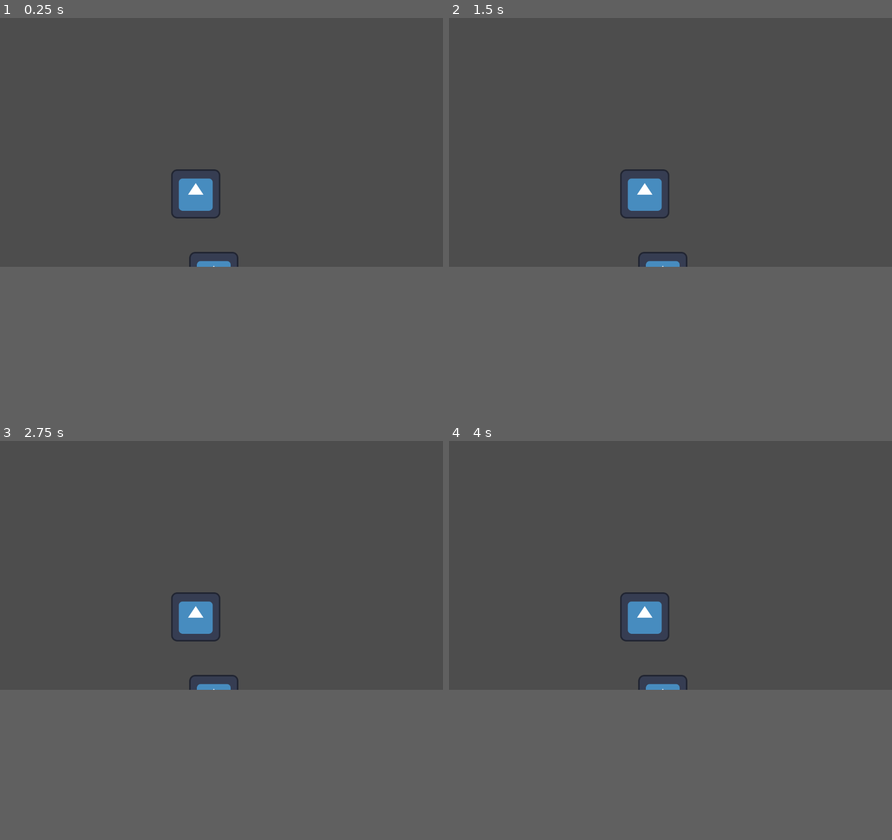
Above: before the commit, frames 1-4 (two rows, left to right).
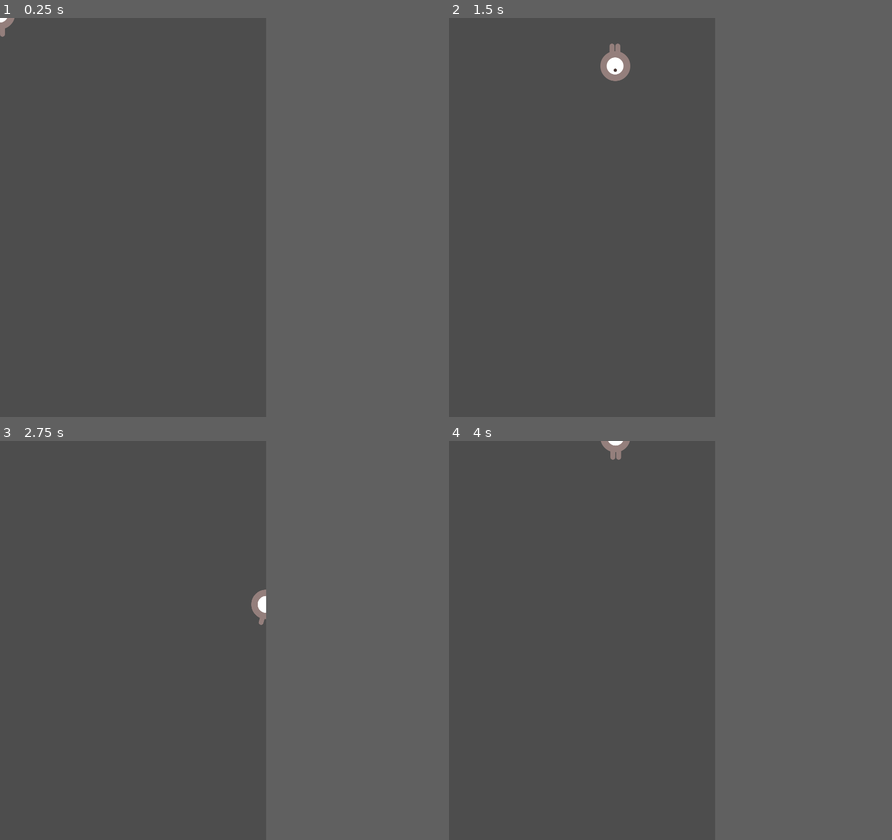
Above: after the commit, the same moments.

Repository: donald-duck122/godotmusical
Game: Godot game, scene res://player.tscn
The game is run twice, just before and just after one commit, with the same random seed, the same clock (stepped at 60 frames per second) and the same inputs. The project has no main scene, so this scene is started directly. The engine's default icon, where the game draws it, is replaced by a stand-in: a white triangle on a blue panel in a dark square.
Inputs:
- Up to frame 1 (0.25 s): no input
- Up to frame 2 (1.5 s): tap Enter at 0.5 s; hold D (moveRight, bound only after the commit) 0.53-1.28 s; hold S (moveDown, bound only after the commit) from 1.28 s (still down)
- Up to frame 3 (2.75 s): release S (moveDown, bound only after the commit) at 2.03 s; hold D (moveRight, bound only after the commit) from 2.03 s (still down)
- Up to frame 4 (4 s): release D (moveRight, bound only after the commit) at 2.78 s; hold W (moveUp, bound only after the commit) 2.78-3.53 s; hold A (moveLeft, bound only after the commit) from 3.53 s (still down)
The window is 799x449 before the commit and 480x720 after it. Grey fills any space a smaller window leaves; there, only what the larger window draws over its background counts as a difference.

The runs differ from the first frame. In frame 1, 1.1% of the frame differs, in the area x 0-54%, y 0-63%; in frame 2, 1.4%, in the area x 34-54%, y 6-63%; in frame 3, 1.2%; in frame 4, 1.2%.

Commit message:
created player!

Diff:
--- a/actualPlayer.tscn
+++ /dev/null
@@ -1,7 +0,0 @@
-[gd_scene load_steps=2 format=3 uid="uid://bm1kbk535qe6f"]
-
-[ext_resource type="Texture2D" uid="uid://bnj7cjn5b6lep" path="res://icon.svg" id="1_pqx6v"]
-
-[node name="Icon" type="Sprite2D"]
-position = Vector2(556, 673)
-texture = ExtResource("1_pqx6v")
--- /dev/null
+++ b/player.gd
@@ -0,0 +1,53 @@
+extends Area2D
+signal hit
+
+@export var speed = 400
+var screenSize
+
+# Called when the node enters the scene tree for the first time.
+func _ready():
+	screenSize = get_viewport_rect().size
+	#hide()
+
+
+# Called every frame. 'delta' is the elapsed time since the previous frame.
+func _process(delta):
+	var velocity = Vector2.ZERO
+	if Input.is_action_pressed("moveRight"):
+		velocity.x += 1
+	if Input.is_action_pressed("moveDown"):
+		velocity.y += 1
+	if Input.is_action_pressed("moveLeft"):
+		velocity.x -= 1
+	if Input.is_action_pressed("moveUp"):
+		velocity.y -= 1
+
+	if velocity.length() > 0:
+		velocity = velocity.normalized() * speed
+		$AnimatedSprite2D.play()
+	else:
+		$AnimatedSprite2D.stop()
+
+	position += velocity * delta
+	position = position.clamp(Vector2.ZERO, screenSize)
+
+	if velocity.x != 0:
+		$AnimatedSprite2D.animation = "walk"
+		$AnimatedSprite2D.flip_v = false
+		#assigning a boolean expression, instead of using if
+		$AnimatedSprite2D.flip_h = velocity.x<0
+	elif velocity.y != 0:
+		$AnimatedSprite2D.animation = "up"
+		$AnimatedSprite2D.flip_v = velocity.y > 0
+
+
+func _on_body_entered(body):
+	hide()
+	hit.emit()
+	#used deferred to avoid problems setting it until safe
+	$CollisionShape2D.set_deferred("disabled", true)
+
+func start(pos):
+	position = pos
+	show()
+	$CollisionShape2D.disabled = false
--- a/player.tscn
+++ b/player.tscn
@@ -1,17 +1,50 @@
-[gd_scene load_steps=3 format=3 uid="uid://cyop1vutfrr8u"]
+[gd_scene load_steps=8 format=3 uid="uid://dbn7hv16kpv3o"]
 
-[ext_resource type="PackedScene" uid="uid://bm1kbk535qe6f" path="res://actualPlayer.tscn" id="1_57se8"]
-[ext_resource type="Texture2D" uid="uid://bnj7cjn5b6lep" path="res://icon.svg" id="1_gk5uo"]
+[ext_resource type="Script" path="res://player.gd" id="1_gs3xg"]
+[ext_resource type="Texture2D" uid="uid://by6tnb5g0qqq3" path="res://art/playerGrey_up1.png" id="1_ulm0w"]
+[ext_resource type="Texture2D" uid="uid://cjdjoptgyjslu" path="res://art/playerGrey_up2.png" id="2_jth17"]
+[ext_resource type="Texture2D" uid="uid://b0r5i43l07ftu" path="res://art/playerGrey_walk1.png" id="3_343fa"]
+[ext_resource type="Texture2D" uid="uid://bmyy5g4u0js6f" path="res://art/playerGrey_walk2.png" id="4_475yj"]
 
-[node name="Node2D" type="Node2D"]
+[sub_resource type="SpriteFrames" id="SpriteFrames_5puw5"]
+animations = [{
+"frames": [{
+"duration": 1.0,
+"texture": ExtResource("1_ulm0w")
+}, {
+"duration": 1.0,
+"texture": ExtResource("2_jth17")
+}],
+"loop": true,
+"name": &"up",
+"speed": 5.0
+}, {
+"frames": [{
+"duration": 1.0,
+"texture": ExtResource("3_343fa")
+}, {
+"duration": 1.0,
+"texture": ExtResource("4_475yj")
+}],
+"loop": true,
+"name": &"walk",
+"speed": 5.0
+}]
 
-[node name="Sprite2D" type="Sprite2D" parent="."]
+[sub_resource type="CapsuleShape2D" id="CapsuleShape2D_gku2i"]
+radius = 25.0
+height = 68.0
 
-[node name="Icon" parent="." instance=ExtResource("1_57se8")]
+[node name="Player" type="Area2D"]
+script = ExtResource("1_gs3xg")
+metadata/_edit_group_ = true
 
-[node name="Icon2" type="Sprite2D" parent="."]
-position = Vector2(509, 458)
-texture = ExtResource("1_gk5uo")
+[node name="AnimatedSprite2D" type="AnimatedSprite2D" parent="."]
+scale = Vector2(0.5, 0.5)
+sprite_frames = SubResource("SpriteFrames_5puw5")
+animation = &"walk"
 
-[node name="Icon3" parent="." instance=ExtResource("1_57se8")]
-position = Vector2(1287, 1212)
+[node name="CollisionShape2D" type="CollisionShape2D" parent="."]
+shape = SubResource("CapsuleShape2D_gku2i")
+
+[connection signal="body_entered" from="." to="." method="_on_body_entered"]
--- a/project.godot
+++ b/project.godot
@@ -14,6 +14,35 @@
 config/features=PackedStringArray("4.1", "Forward Plus")
 config/icon="res://icon.svg"
 
+[display]
+
+window/size/viewport_width=480
+window/size/viewport_height=720
+window/stretch/mode="canvas_items"
+
 [dotnet]
 
 project/assembly_name="Godotmusical"
+
+[input]
+
+moveRight={
+"deadzone": 0.5,
+"events": [Object(InputEventKey,"resource_local_to_scene":false,"resource_name":"","device":-1,"window_id":0,"alt_pressed":false,"shift_pressed":false,"ctrl_pressed":false,"meta_pressed":false,"pressed":false,"keycode":0,"physical_keycode":68,"key_label":0,"unicode":100,"echo":false,"script":null)
+]
+}
+moveLeft={
+"deadzone": 0.5,
+"events": [Object(InputEventKey,"resource_local_to_scene":false,"resource_name":"","device":-1,"window_id":0,"alt_pressed":false,"shift_pressed":false,"ctrl_pressed":false,"meta_pressed":false,"pressed":false,"keycode":0,"physical_keycode":65,"key_label":0,"unicode":97,"echo":false,"script":null)
+]
+}
+moveUp={
+"deadzone": 0.5,
+"events": [Object(InputEventKey,"resource_local_to_scene":false,"resource_name":"","device":-1,"window_id":0,"alt_pressed":false,"shift_pressed":false,"ctrl_pressed":false,"meta_pressed":false,"pressed":false,"keycode":0,"physical_keycode":87,"key_label":0,"unicode":119,"echo":false,"script":null)
+]
+}
+moveDown={
+"deadzone": 0.5,
+"events": [Object(InputEventKey,"resource_local_to_scene":false,"resource_name":"","device":-1,"window_id":0,"alt_pressed":false,"shift_pressed":false,"ctrl_pressed":false,"meta_pressed":false,"pressed":false,"keycode":0,"physical_keycode":83,"key_label":0,"unicode":115,"echo":false,"script":null)
+]
+}
Not shown, added: art/House In a Forest Loop.ogg.import
Binary file added: art/enemyFlyingAlt_1.png
Not shown, added: art/enemyFlyingAlt_1.png.import
Binary file added: art/enemyFlyingAlt_2.png
Not shown, added: art/enemyFlyingAlt_2.png.import
Binary file added: art/enemySwimming_1.png
Not shown, added: art/enemySwimming_1.png.import
Binary file added: art/enemySwimming_2.png
Not shown, added: art/enemySwimming_2.png.import
Binary file added: art/enemyWalking_1.png
Not shown, added: art/enemyWalking_1.png.import
Binary file added: art/enemyWalking_2.png
(and 16 more such lines)
